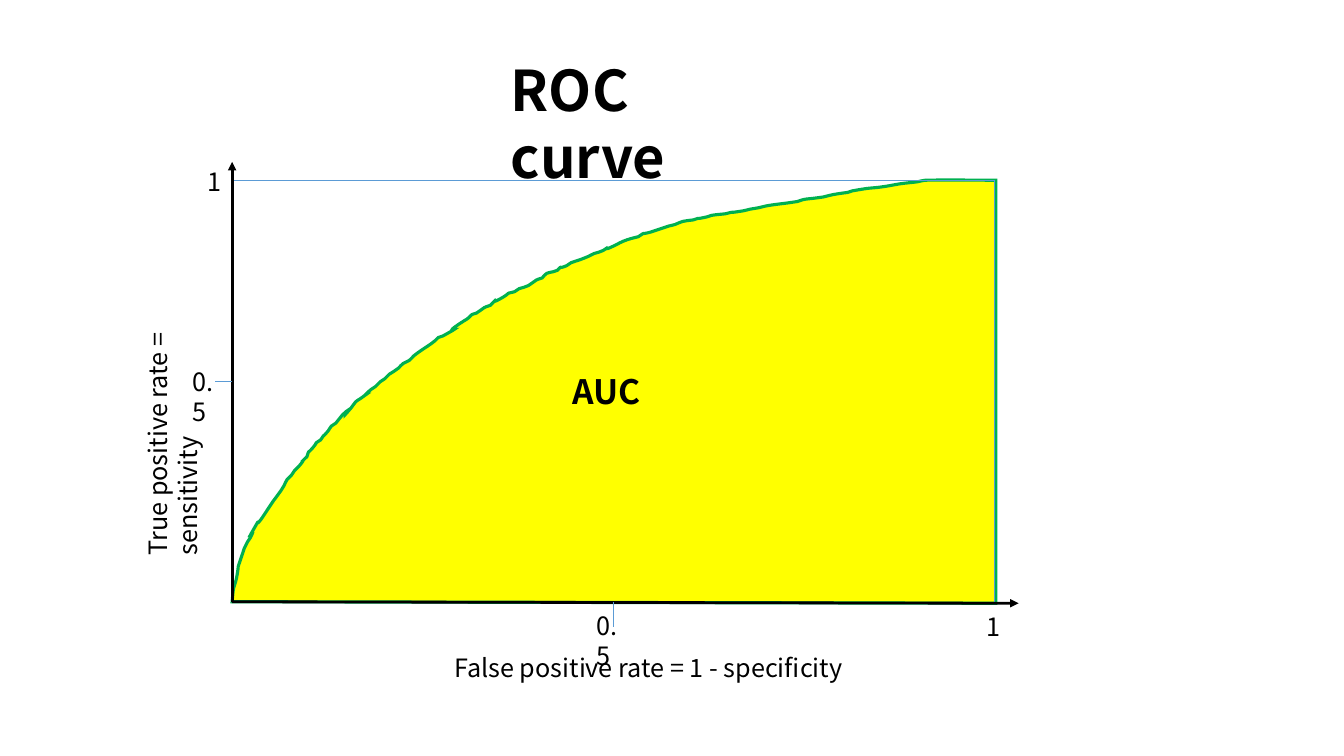
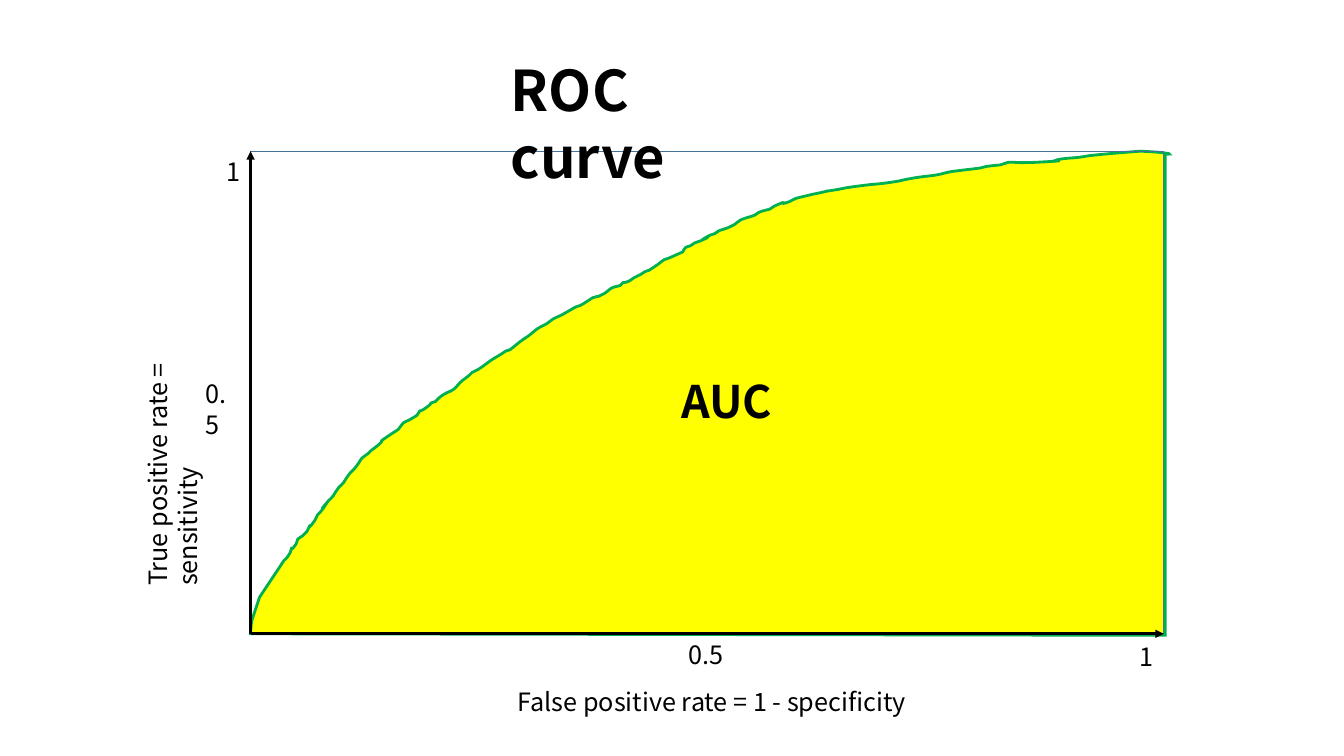
Before and after one commit to hsyliark/GSS-MBA-for-Big-Data, a slide deck: slide 1 of JBNU_Statistics_Ph.D/Ph.D dissertation/학위논문심사/학위논문작성/Overleaf LaTex 작성/삽입 그림/calibration with time dependent AUC from survival data/ROC curve.pptx. Drawn at 1344x756 pixels with LibreOffice and Linux fonts; fonts in the diff are those of the drawing. Boxes give left, top, right and bottom in pixels: in the first picture for what was removed or moved away, otherwise in the second. Text is boxed around its words. In the diff, an @@ line names an element or a change of style, - is before the commit and + after.

```diff
--- a/JBNU_Statistics_Ph.D/Ph.D dissertation/학위논문심사/학위논문작성/Overleaf LaTex 작성/삽입 그림/calibration with time dependent AUC from survival data/ROC curve.pptx
+++ b/JBNU_Statistics_Ph.D/Ph.D dissertation/학위논문심사/학위논문작성/Overleaf LaTex 작성/삽입 그림/calibration with time dependent AUC from survival data/ROC curve.pptx
@@ text "1": place and size @@
-text "1" at box(208, 172, 222, 191)
+text "1" at box(226, 162, 240, 181)
@@ freeform shape: place and size @@
-freeform shape at box(232, 180, 996, 604)
+freeform shape at box(250, 151, 1170, 635)
@@ freeform shape at box(250, 151, 1170, 635): outline #00B050 2.25 pt to #00B050 2 pt @@
@@ arrow moved from (232, 602) - (232, 162) to (251, 634) - (251, 151) @@
@@ rectangle added at box(251, 151, 1165, 634), outline #43739E 1 pt @@
@@ line removed from (232, 180) to (994, 180) @@
@@ line removed from (994, 180) to (994, 603) @@
@@ text "True positive rate = sensitivity": place and size @@
-text "True positive rate = sensitivity" at box(138, 356, 205, 555)
+text "True positive rate = sensitivity" at box(138, 387, 204, 585)
@@ text "0.5": place and size @@
-text "0.5" at box(192, 372, 213, 422)
+text "0.5" at box(206, 384, 227, 435)
@@ line removed from (232, 382) to (215, 382) @@
@@ text "AUC": place and size @@
-text "AUC" at box(572, 378, 640, 405)
+text "AUC" at box(681, 384, 772, 419)
@@ text "AUC" at box(681, 384, 772, 419): size 24 to 32 pt @@
@@ line removed from (613, 602) to (613, 627) @@
@@ arrow moved from (232, 602) - (1019, 603) to (251, 634) - (1165, 634) @@
@@ text "0.5" rewrapped from box(596, 609, 617, 671) to box(689, 645, 724, 665) @@
@@ text "1": place and size @@
-text "1" at box(987, 617, 1001, 636)
+text "1" at box(1139, 647, 1153, 666)
@@ text "False positive rate = 1 ..." rewrapped from box(619, 656, 843, 683) to box(518, 690, 906, 717) @@
```
Also in this commit, not shown: 5 other files.
